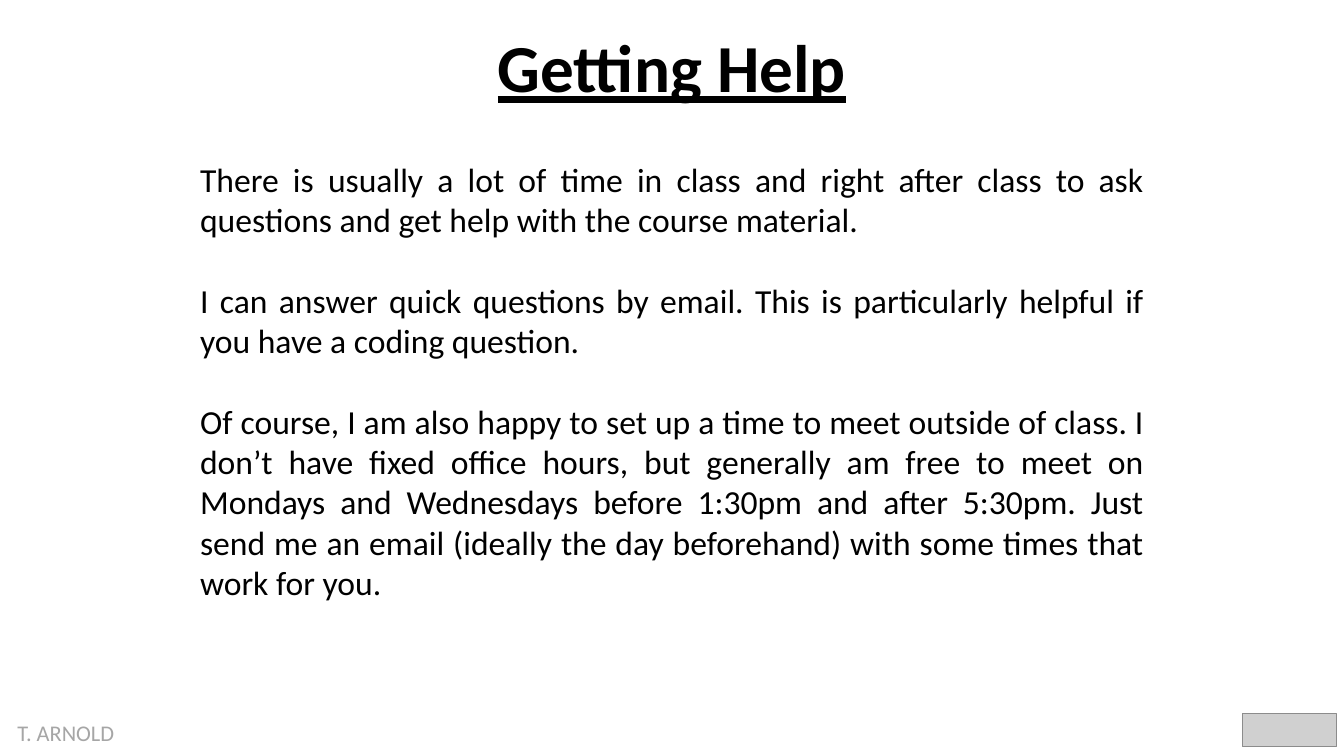
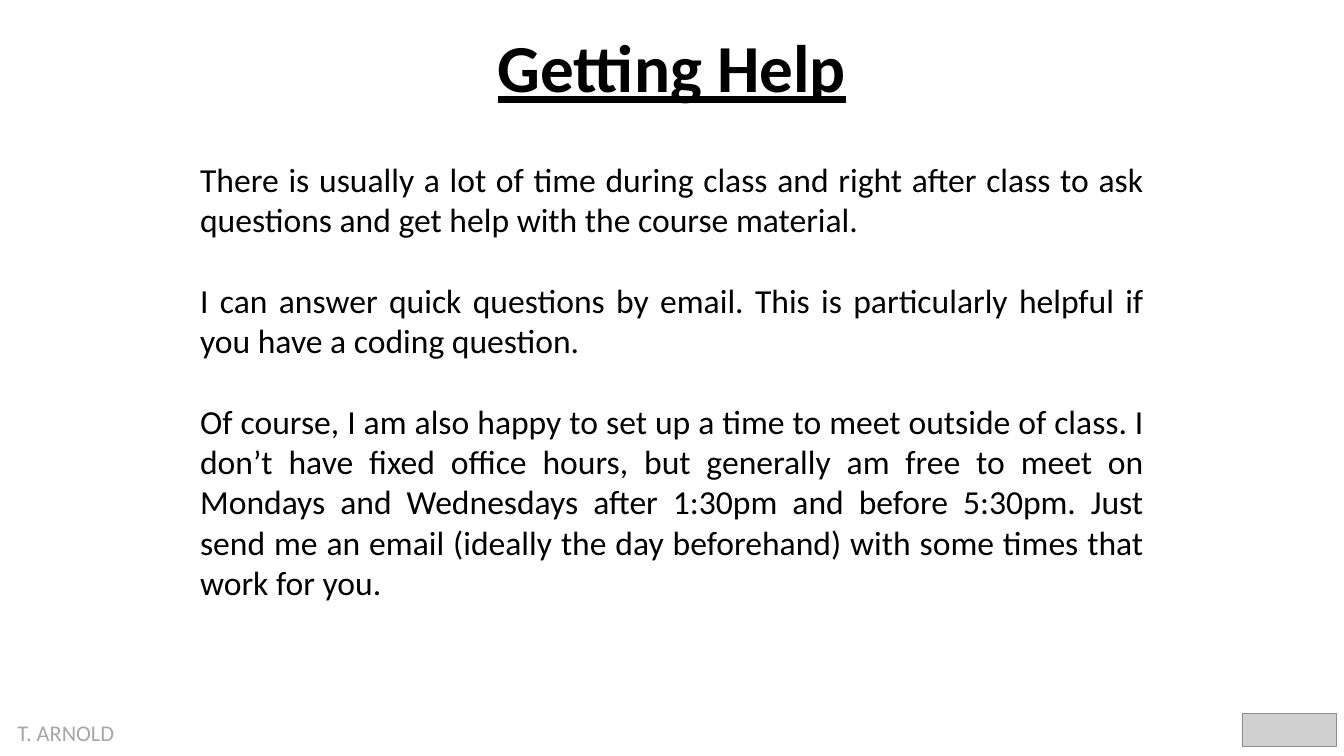
Before and after one commit to statsmaths/dsst389-s23, a slide deck: slide 8 of pslides/00_intro.pptx (slide 10 before the commit). Drawn at 1344x756 pixels with LibreOffice and Linux fonts; fonts in the diff are those of the drawing; grey boxes stand for pictures. Boxes give left, top, right and bottom in pixels: in the first picture for what was removed or moved away, otherwise in the second. Text is boxed around its words. In the diff, an @@ line names an element or a change of style, - is before the commit and + after.

```diff
--- a/pslides/00_intro.pptx
+++ b/pslides/00_intro.pptx
@@ text at [200,168,1143,238]: text changed @@
-There is usually a lot of time in class and right after class to ask questions and get help with the course material.
+There is usually a lot of time during class and right after class to ask questions and get help with the course material.
@@ text at [200,410,1143,601]: text changed @@
-Of course, I am also happy to set up a time to meet outside of class. I don’t have fixed office hours, but generally am free to meet on Mondays and Wednesdays before 1:30pm and after 5:30pm. Just send me an email (ideally the day beforehand) with some times that work for you.
+Of course, I am also happy to set up a time to meet outside of class. I don’t have fixed office hours, but generally am free to meet on Mondays and Wednesdays after 1:30pm and before 5:30pm. Just send me an email (ideally the day beforehand) with some times that work for you.
```
Also in this commit, not shown: 11 other slides changed, 5 slides added, 9 slides removed, 5 other files.
